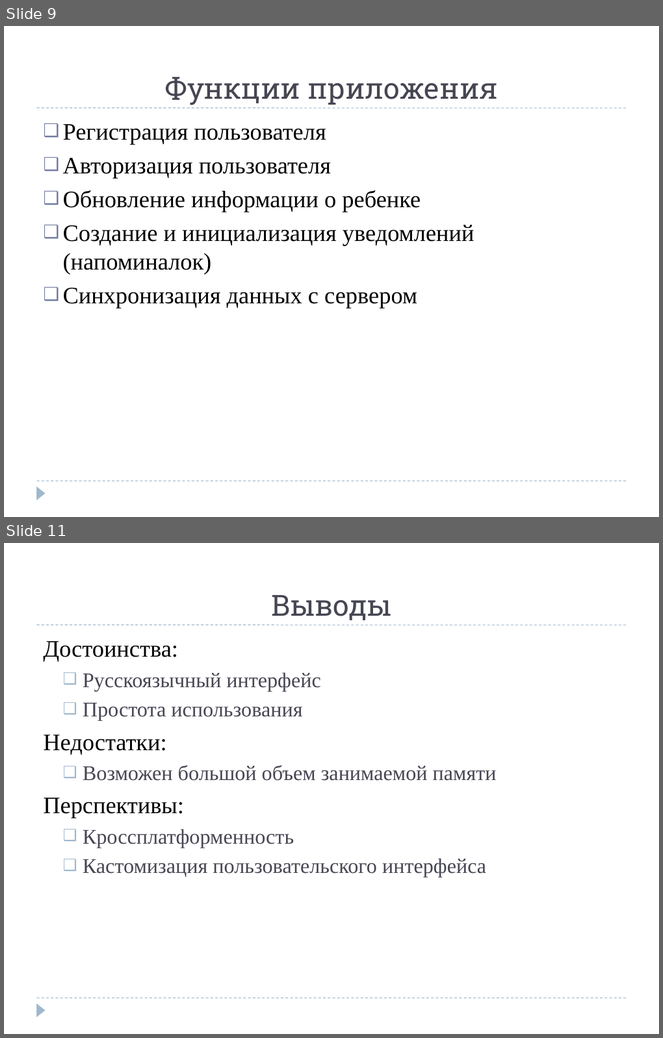
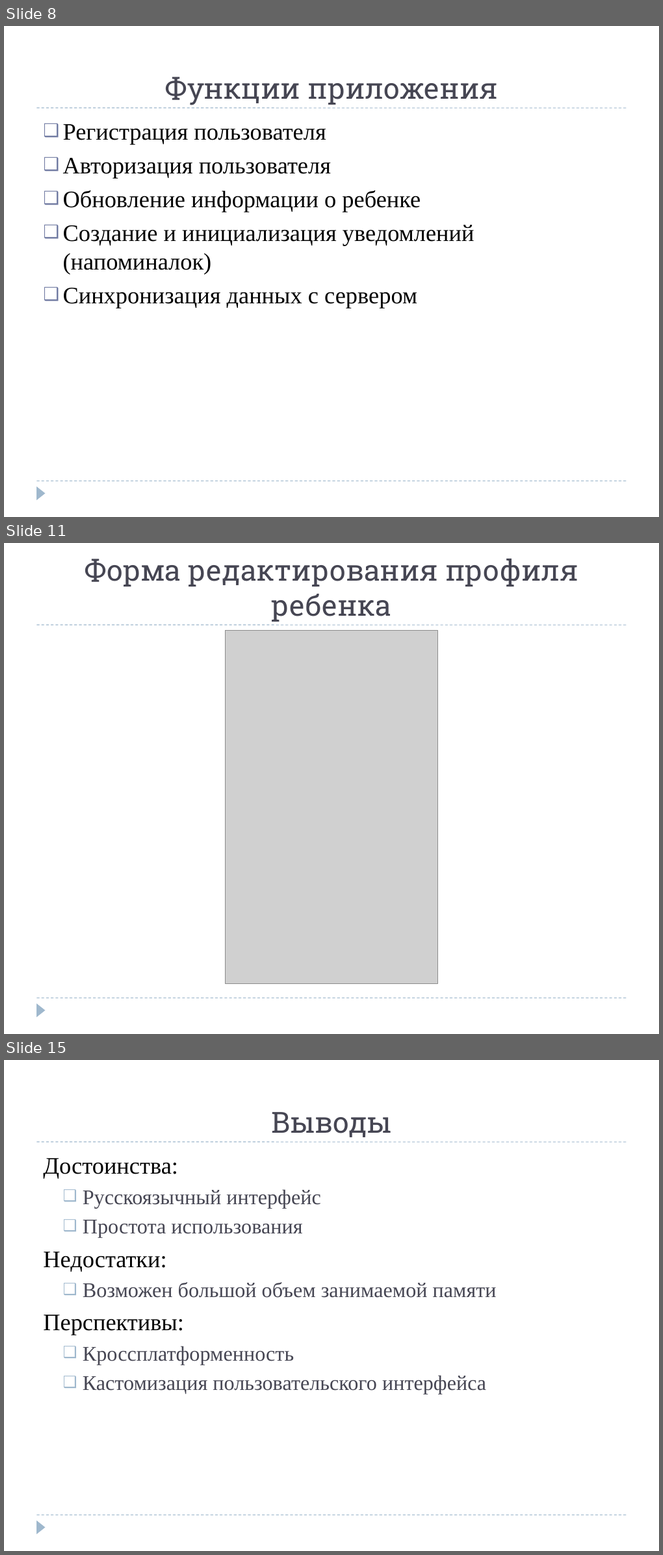
Before and after one commit to Balkonskii/Diplom, a slide deck: Разработка приложения «Карта развития ребенка» под.pptx. Shown one above the other, each under a label of ours: slides 9 and 11 before the commit, slides 8, 11 and 15 after it; the slides between them are not shown. The pictures are 663x1038 and 663x1555 pixels, drawn with LibreOffice and Linux fonts; fonts in the diff are those of the drawing; grey boxes stand for pictures. Boxes give left, top, right and bottom in pixels: in the first picture for what was removed or moved away, otherwise in the second. Text is boxed around its words. In the diff, an @@ line names an element or a change of style, - is before the commit and + after.

```diff
--- a/Разработка приложения «Карта развития ребенка» под.pptx
+++ b/Разработка приложения «Карта развития ребенка» под.pptx
@@ slide 11 added at (4,543,659,1034), background #FFFFFF; not listed: 3 template elements that a slide beside it also shows @@
@@ title added at (84,559,578,622), 32 pt, text #464653 @@
+Форма редактирования профиля ребенка
@@ picture added at (226,630,438,984) @@
@@ what was slide 9 is now slide 8 @@
@@ what was slide 11 is now slide 15 @@
```
Also in this commit, not shown: 1 slide changed, 4 other slides added, 3 other files.
